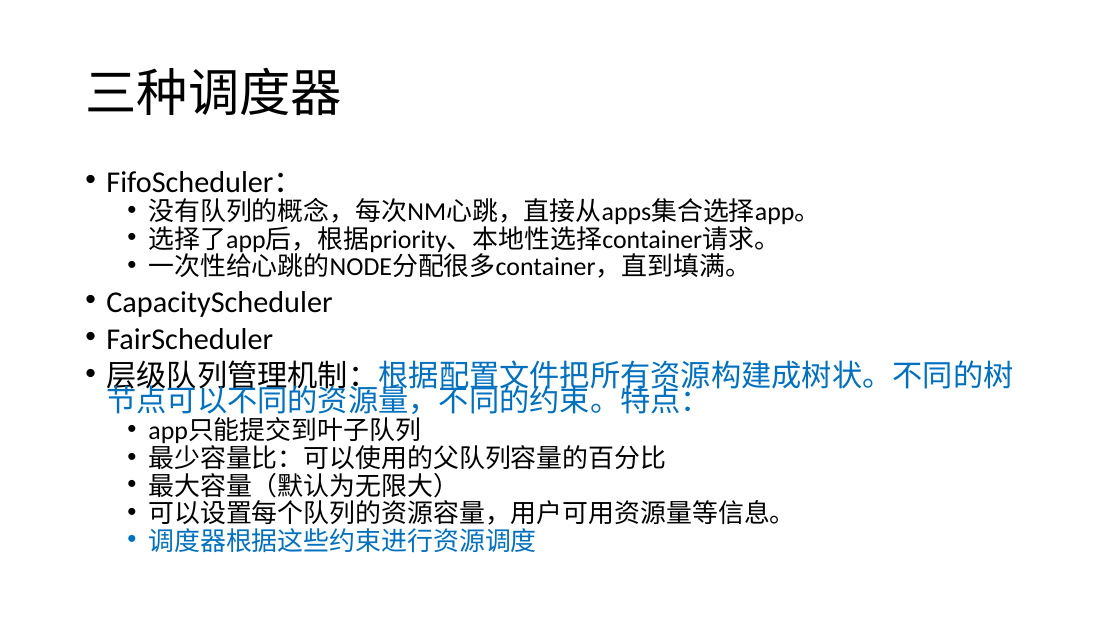
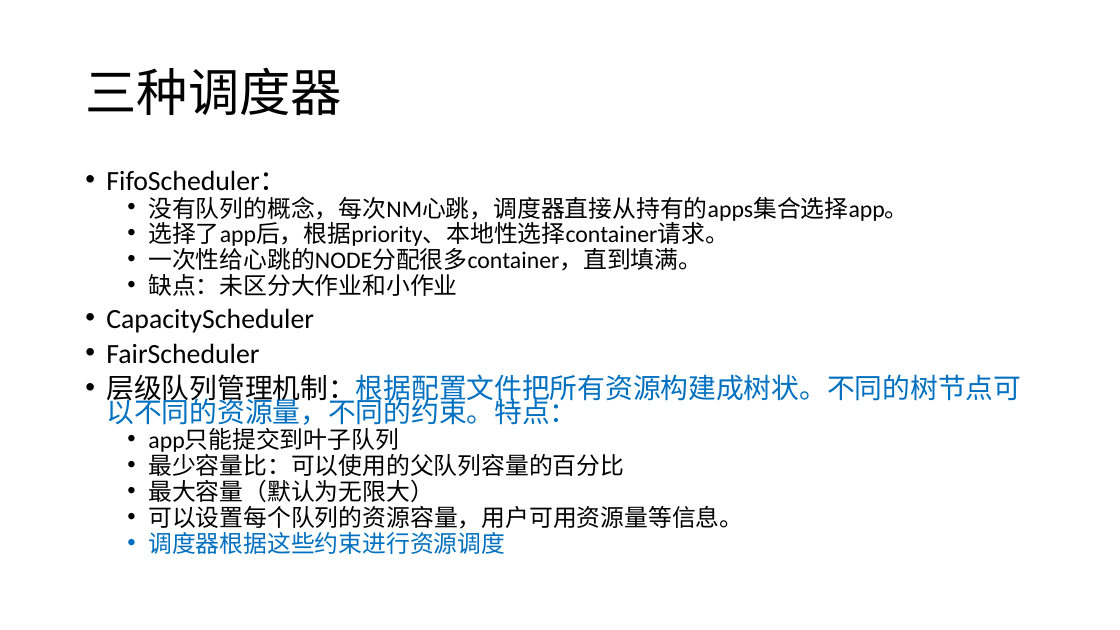
Before and after one commit to loull521/hadoop-yarn-src-read, a slide deck: slide 13 of ppt/Hadoop_2.4.1_YARN_source_code_read.pptx (slide 14 before the commit). Drawn at 1120x630 pixels with LibreOffice and Linux fonts; fonts in the diff are those of the drawing. Boxes give left, top, right and bottom in pixels: in the first picture for what was removed or moved away, otherwise in the second. Text is boxed around its words. In the diff, an @@ line names an element or a change of style, - is before the commit and + after.

```diff
--- a/ppt/Hadoop_2.4.1_YARN_source_code_read.pptx
+++ b/ppt/Hadoop_2.4.1_YARN_source_code_read.pptx
@@ text at [106,170,1021,554]: size 25.9 to 23.8 pt in "FifoScheduler：", "CapacityScheduler", "FairScheduler", "层级队列管理机制：根据配置文件把所有资源构建成树状。不同的树节点可以不同的资源量，不同的约束。特点："; size 22.2 to 20.4 pt in "选择了app后，根据priority、本地性选择container请求。", "一次性给心跳的NODE分配很多container，直到填满。", "app只能提交到叶子队列", "最少容量比：可以使用的父队列容量的百分比" and 3 more places @@
@@ text at [148,196,908,221]: text changed; size 22.2 to 20.4 pt @@
-  • 没有队列的概念，每次NM心跳，直接从apps集合选择app。
+  • 没有队列的概念，每次NM心跳，调度器直接从持有的apps集合选择app。
@@ text at [148,274,457,296]: paragraph added @@
+  • 缺点：未区分大作业和小作业
```
Also in this commit, not shown: 16 other slides changed, 4 slides added, 1 slide removed, 5 other files.
